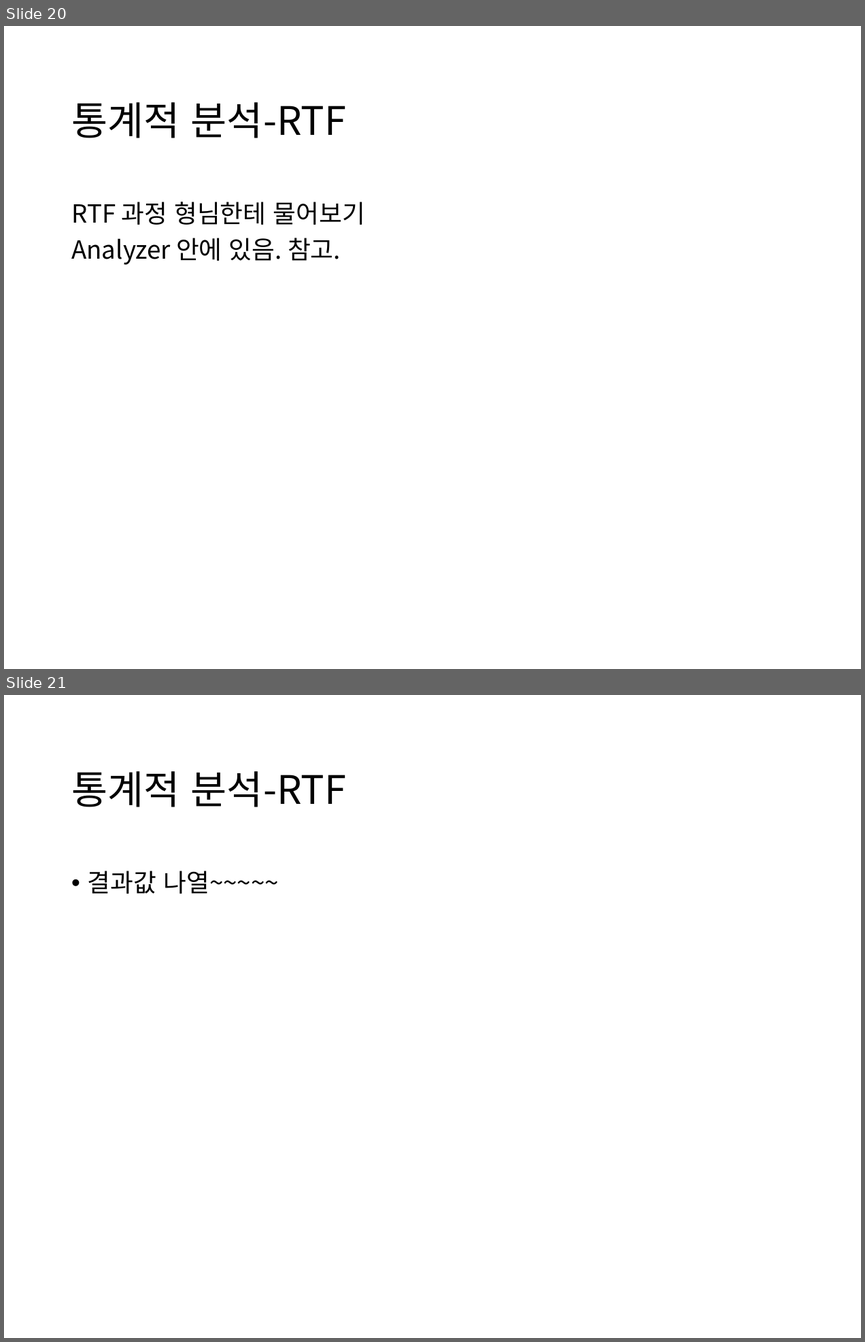
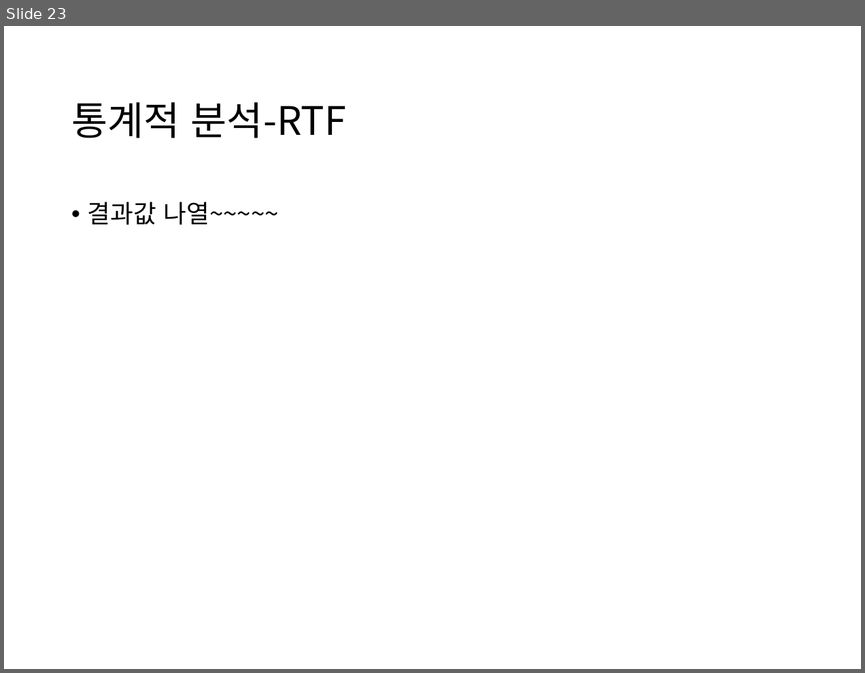
Before and after one commit to HaYongdae/issuewhatshow, a slide deck: doc/최종 PPT.pptx. Shown one above the other, each under a label of ours: slides 20 and 21 before the commit, slide 23 after it. The pictures are 865x1342 and 865x673 pixels, drawn with LibreOffice and Linux fonts; fonts in the diff are those of the drawing. Boxes give left, top, right and bottom in pixels: in the first picture for what was removed or moved away, otherwise in the second. Text is boxed around its words. In the diff, an @@ line names an element or a change of style, - is before the commit and + after.

```diff
--- a/doc/최종 PPT.pptx
+++ b/doc/최종 PPT.pptx
@@ slide 20 removed at (4,26,861,669), background #FFFFFF @@
@@ title removed at (71,102,347,138) @@
-통계적 분석-RTF
@@ text removed at (71,201,365,265) @@
-RTF 과정 형님한테 물어보기
-Analyzer 안에 있음. 참고.
@@ what was slide 21 is now slide 23 @@
```
Also in this commit, not shown: 9 slides changed, 6 slides added, 3 other slides removed.
